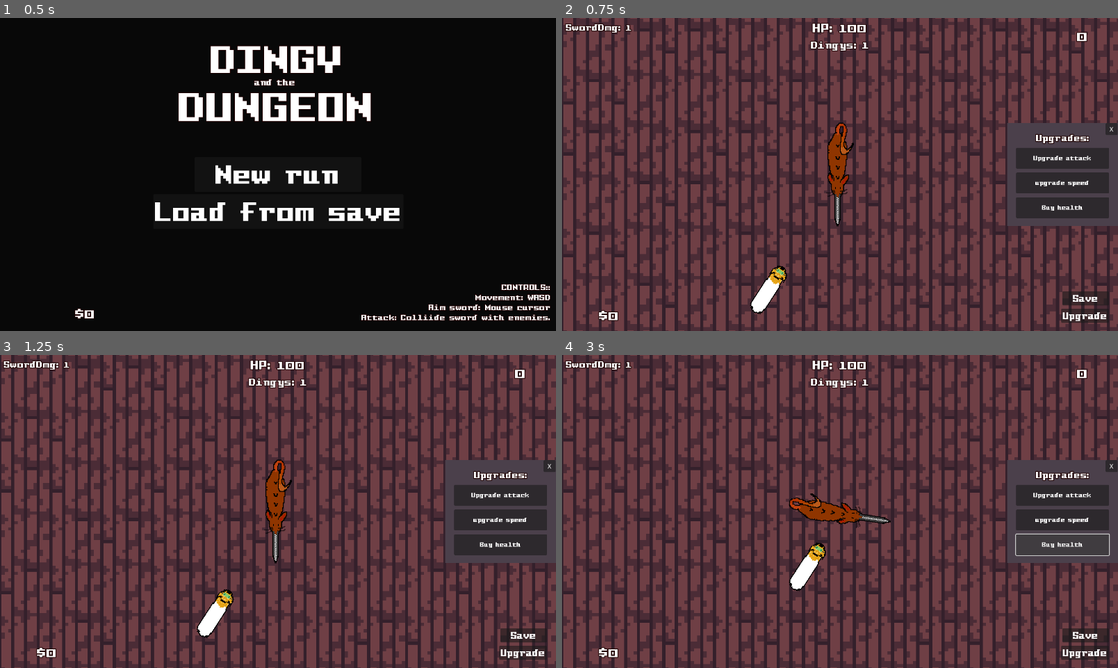
Above: before the commit, frames 1-4 (two rows, left to right).
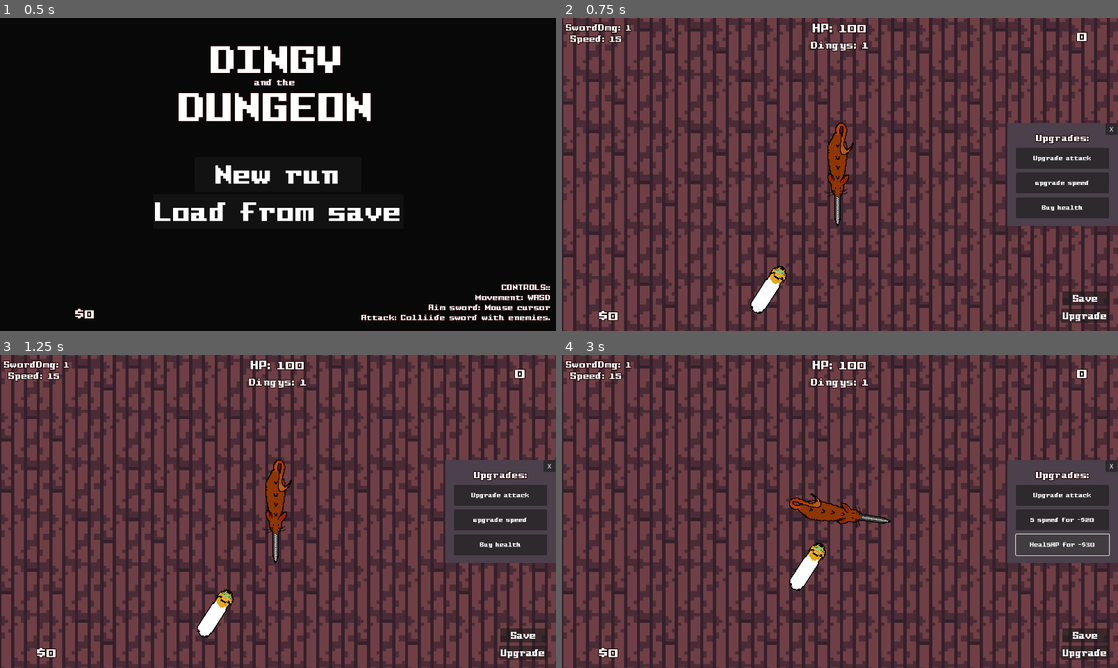
Above: after the commit, the same moments.

Repository: snoutibur-academic/Dingy-Dungeon-Game
Game: Godot game, scene res://Scenes/Main/Main.tscn
The game is run twice, just before and just after one commit, with the same random seed, the same clock (stepped at 60 frames per second) and the same inputs.
Inputs:
- Up to frame 1 (0.5 s): no input
- Up to frame 2 (0.75 s): click "New run" at 0.5 s
- Up to frame 3 (1.25 s): no input
- Up to frame 4 (3 s): click "upgrade speed" at 1.25 s; click "upgrade speed" (after the commit: "5 speed for -$20") at 2 s; click "Buy health" at 2.75 s

Frame 1 is identical in both runs. In frame 2, 0.2% of the frame differs, in the area x 1-11%, y 5-9%; in frame 3, 0.2%; in frame 4, 0.4%, in the area x 1-96%, y 5-62%.
Error before the commit: Invalid operands 'String' and 'Nil' in operator '+'. (res://Player/HUD.gd:44)

Commit message:
Health buttons + saves it
Though it crashes

Diff:
--- a/GlobalScripts/Game.gd
+++ b/GlobalScripts/Game.gd
@@ -6,7 +6,7 @@
 var plrAtkDmg = 1
 var atkDmgUpgradeCost = 10
 var healCost = 30
-var healAmount
+var healAmount = 5
 
 var playerSpeed = 15
 var speedUpgradeCost = 20
--- a/Player/HUD.gd
+++ b/Player/HUD.gd
@@ -20,25 +20,24 @@
 		Game.plrAtkDmg +=1
 	$UpgradeMenu/ColorRect/UpgradeAttackButton.text = "Attack Damage: -$" + str(Game.atkDmgUpgradeCost)
 
+func _on_speed_upgrade_button_pressed():
+	if (Game.money) >= Game.speedUpgradeCost:
+
+		Game.money -= Game.speedUpgradeCost
+		Game.speedUpgradeCost += round(Game.speedUpgradeCost * 1.5 * Game.wave)
+		Game.speedUpgradeCost = Game.wave * 5
+
+		Game.playerSpeed += 5
+
+	$UpgradeMenu/ColorRect/SpeedUpgradeButton.text = "5 speed for -$" + str(Game.speedUpgradeCost)
 
 func _on_buy_health_button_pressed():
 	if (Game.money) >= Game.healCost:
 
 		Game.money -= Game.healCost
-		Game.healCost += round(Game.healthcost * 1.5 * Game.wave)
+		Game.healCost += round(Game.healCost * 1.5 * Game.wave)
 		Game.healAmount = Game.wave * 5
 
 		Game.playerHP += Game.healAmount
 
-	$UpgradeMenu/ColorRect/UpgradeMenu/ColorRect/BuyHealthButton.text = "Heal" + Game.healAmount + "HP for -$" + str(Game.healCost)
-
-func _on_speed_upgrade_button_pressed():
-	if (Game.money) >= Game.speedUpgradeCost:
-
-		Game.money -= Game.speedUpgradeCost
-		Game.speedUpgradeCost += round(Game.healthcost * 1.5 * Game.wave)
-		Game.speedUpgradeCost = Game.wave * 5
-
-		Game.playerSpeed += 5
-
-	$UpgradeMenu/ColorRect/UpgradeMenu/ColorRect/BuyHealthButton.text = "Heal" + Game.healAmount + "HP for -$" + str(Game.healCost)
+	$UpgradeMenu/ColorRect/BuyHealthButton.text = "Heal" + str(Game.healAmount) + "HP for -$" + str(Game.healCost)
--- a/Player/HUD.tscn
+++ b/Player/HUD.tscn
@@ -36,7 +36,8 @@
 script/source = "extends Label
 
 func _process(delta):
-	self.text = \"SwordDmg: \" + str(Game.plrAtkDmg)
+	self.text = \"SwordDmg: \" + str(Game.plrAtkDmg) + \"\\n Speed: \" + str(Game.playerSpeed)
+
 "
 
 [node name="HUD" type="CanvasLayer"]
Not shown, changed: DingusSaveData.bin
